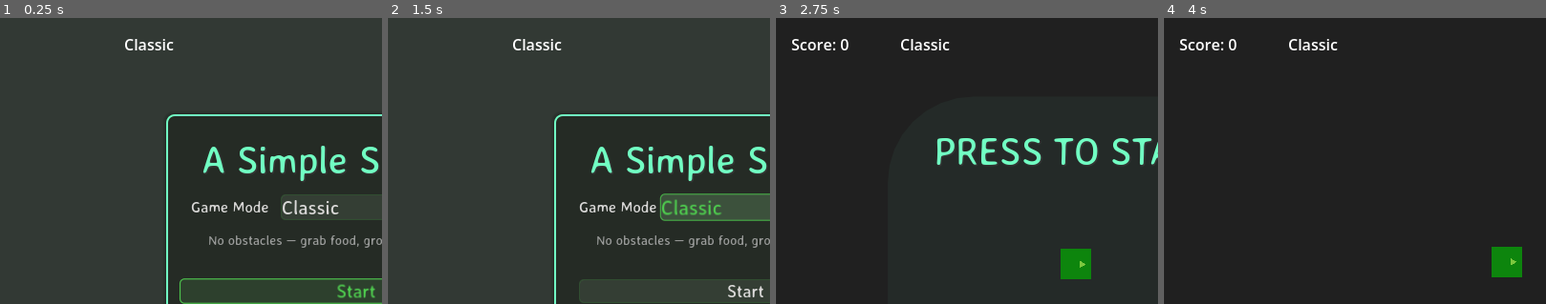
Above: before the commit, frames 1-4 (left to right).
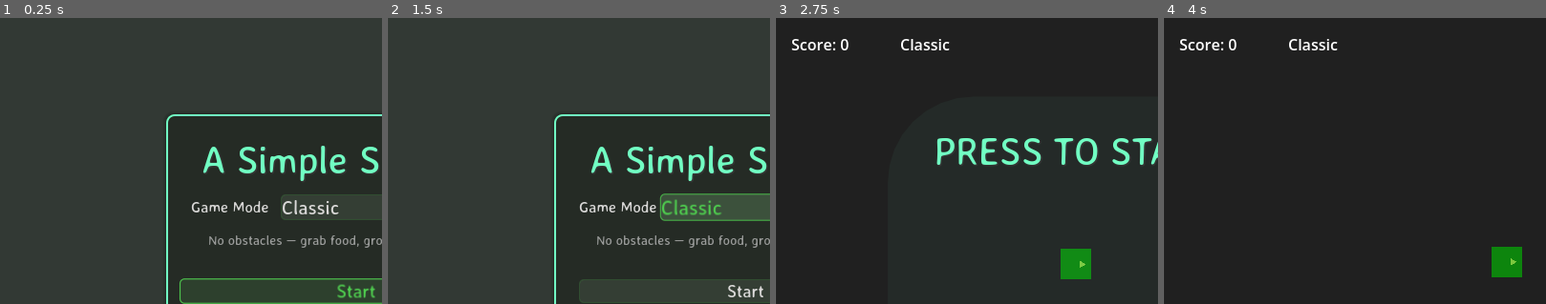
Above: after the commit, the same moments.

Repository: bluehexagons/snake2d
Game: Godot game, scene res://scenes/main/main.tscn
The game is run twice, just before and just after one commit, with the same random seed, the same clock (stepped at 60 frames per second) and the same inputs.
Inputs (mouse positions are % of the whole screen's width and height, from its top left):
- Up to frame 1 (0.25 s): no input
- Up to frame 2 (1.5 s): click "Classic" at 0.5 s; click "Classic" at 1.25 s
- Up to frame 3 (2.75 s): click "Start Game" at 2 s
- Up to frame 4 (4 s): tap Enter at 2.75 s; move the mouse to (72, 45) at 2.77 s; hold Right (right) 2.78-3.5 s; tap P at 2.85 s; click (72, 45) at 2.92 s; click "Resume" at 3.5 s
The pictures show only the part of the screen within x 0-50%, y 0-50%; the shares and areas given below are measured in that part.

The runs differ from the first frame. In frame 1, 0.2% of the frame differs, in the area x 32-46%, y 7-12%; in frame 2, 0.2%; in frame 3, less than 0.1%; in frame 4, nothing differs.

Commit message:
Polish and document alternate game modes

Diff:
--- a/project.godot
+++ b/project.godot
@@ -121,7 +121,7 @@
 textures/canvas_textures/default_texture_filter=2
 renderer/rendering_method="gl_compatibility"
 textures/default_filters/use_nearest_mipmap_filter=true
-anti_aliasing/quality/msaa_2d=1
+anti_aliasing/quality/msaa_2d=0
 textures/decals/filter=2
 textures/light_projectors/filter=2
 environment/defaults/default_clear_color=Color(0.197458, 0.224211, 0.204302, 1)
--- a/scenes/main/controls_tutorial.tscn
+++ b/scenes/main/controls_tutorial.tscn
@@ -14,6 +14,7 @@
 
 [node name="ControlsTutorial" type="CenterContainer" unique_id=1422056388]
 process_mode = 3
+z_index = 2
 anchors_preset = 15
 anchor_right = 1.0
 anchor_bottom = 1.0
--- a/scenes/main/main.gd
+++ b/scenes/main/main.gd
@@ -88,6 +88,7 @@
 	main_menu.visible = true
 	options_menu.visible = false
 	score_display_label.visible = false
+	mode_display_label.visible = false
 	game_world.visible = false
 	_update_cursor_visibility()
 
@@ -159,11 +160,13 @@
 		ui_state_manager.UIState.GAMEPLAY:
 			ui_background.visible = false
 			score_display_label.visible = true
+			mode_display_label.visible = true
 			game_world.visible = true
 			_update_cursor_visibility()
 		ui_state_manager.UIState.MAIN_MENU:
 			ui_background.visible = false
 			score_display_label.visible = false
+			mode_display_label.visible = false
 			game_world.visible = false
 			_update_cursor_visibility()
 		ui_state_manager.UIState.PAUSED:
--- a/scenes/ui/main_menu.gd
+++ b/scenes/ui/main_menu.gd
@@ -40,6 +40,11 @@
 func _on_mode_selected(_index: int) -> void:
 	var mode := mode_selector.get_selected_id() as GameMode.Value
 	seed_row.visible = mode == GameMode.Value.OBSTACLES
+	mode_selector.focus_neighbor_bottom = (
+		mode_selector.get_path_to(world_seed_spin_box)
+		if seed_row.visible
+		else mode_selector.get_path_to(start_button)
+	)
 	start_button.focus_neighbor_top = (
 		start_button.get_path_to(world_seed_spin_box)
 		if seed_row.visible
@@ -47,7 +52,7 @@
 	)
 	match mode:
 		GameMode.Value.PITFALL:
-			mode_description.text = "A new pit appears after every few meals. Keep moving carefully."
+			mode_description.text = "Every third meal creates a new pit. Keep moving carefully."
 		GameMode.Value.OBSTACLES:
 			mode_description.text = "Navigate a reproducible world of seeded wall patterns."
 		_:
Not shown, changed: README.md
Not shown, changed: docs/architecture.md
